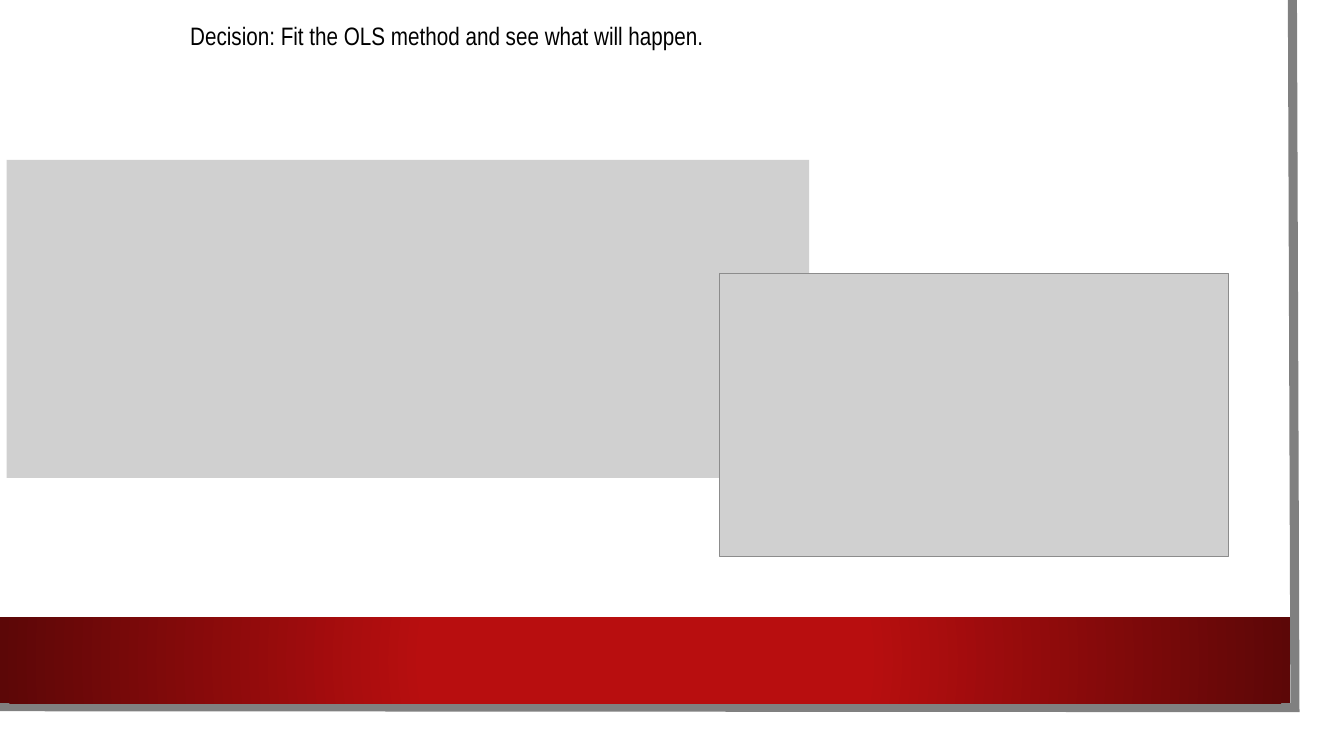
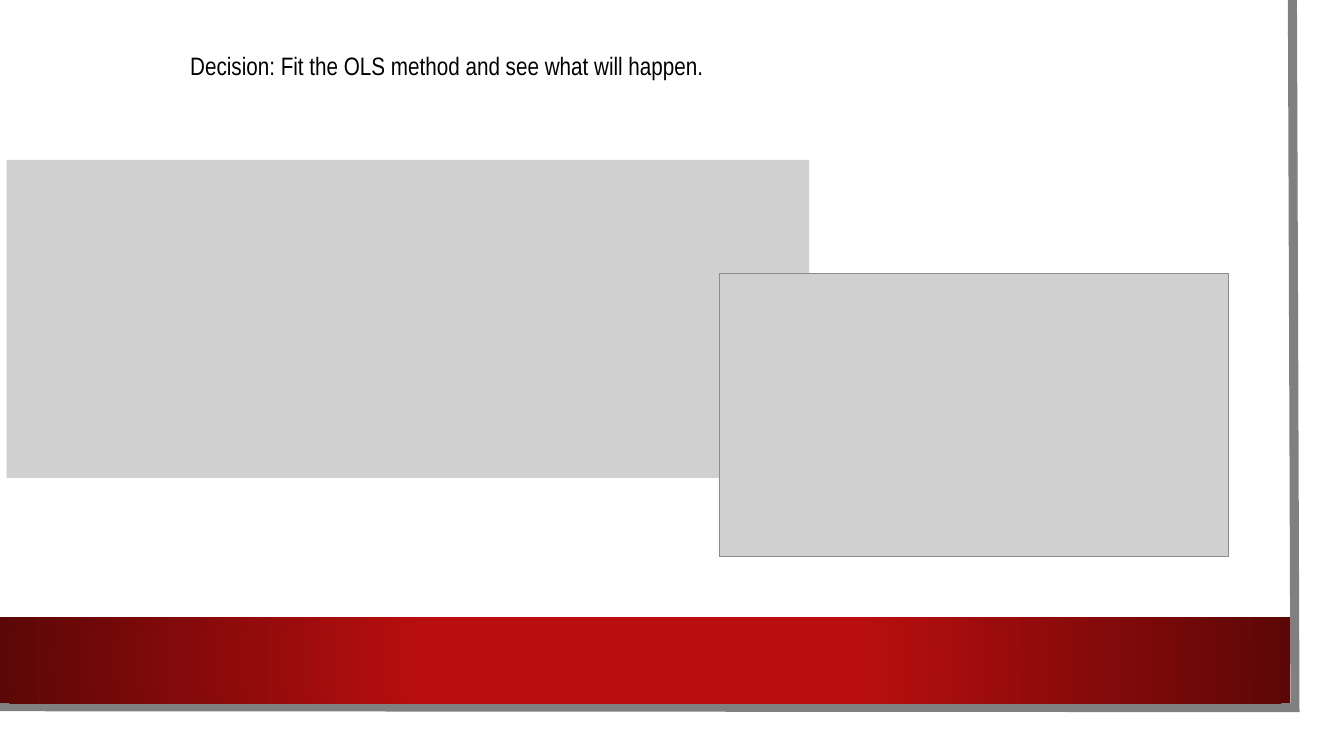
Before and after one commit to odojoachim/USACrimeRegression, a slide deck: slide 5 of AdvancedRegressionTechniques.pptx. Drawn at 1344x756 pixels with LibreOffice and Linux fonts; fonts in the diff are those of the drawing; grey boxes stand for pictures; background and template pictures are left out. Boxes give left, top, right and bottom in pixels: in the first picture for what was removed or moved away, otherwise in the second. Text is boxed around its words. In the diff, an @@ line names an element or a change of style, - is before the commit and + after.

```diff
--- a/AdvancedRegressionTechniques.pptx
+++ b/AdvancedRegressionTechniques.pptx
@@ text "Decision: Fit the OLS method ...": place and size @@
-text "Decision: Fit the OLS method ..." at bbox=[190, 26, 703, 51]
+text "Decision: Fit the OLS method ..." at bbox=[190, 56, 703, 81]
```
Also in this commit, not shown: 6 other slides changed, 2 slides added, 2 slides removed.
